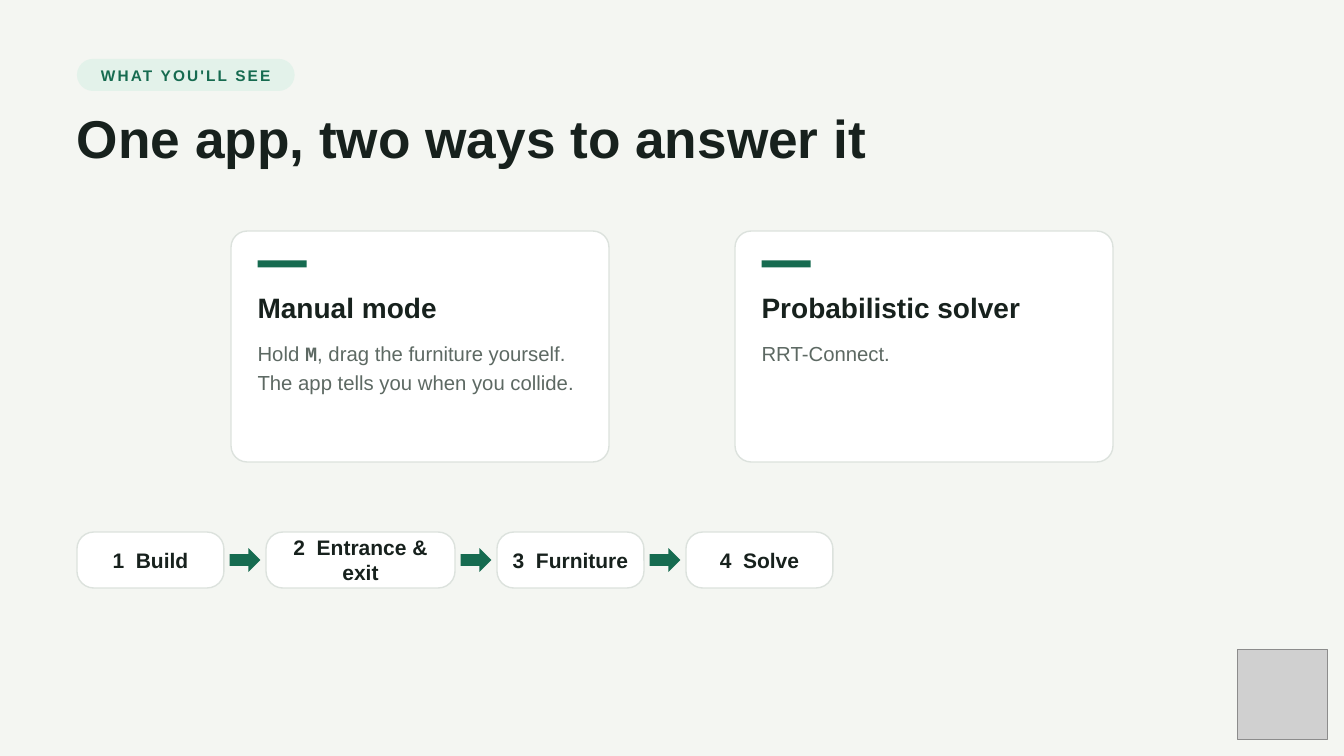
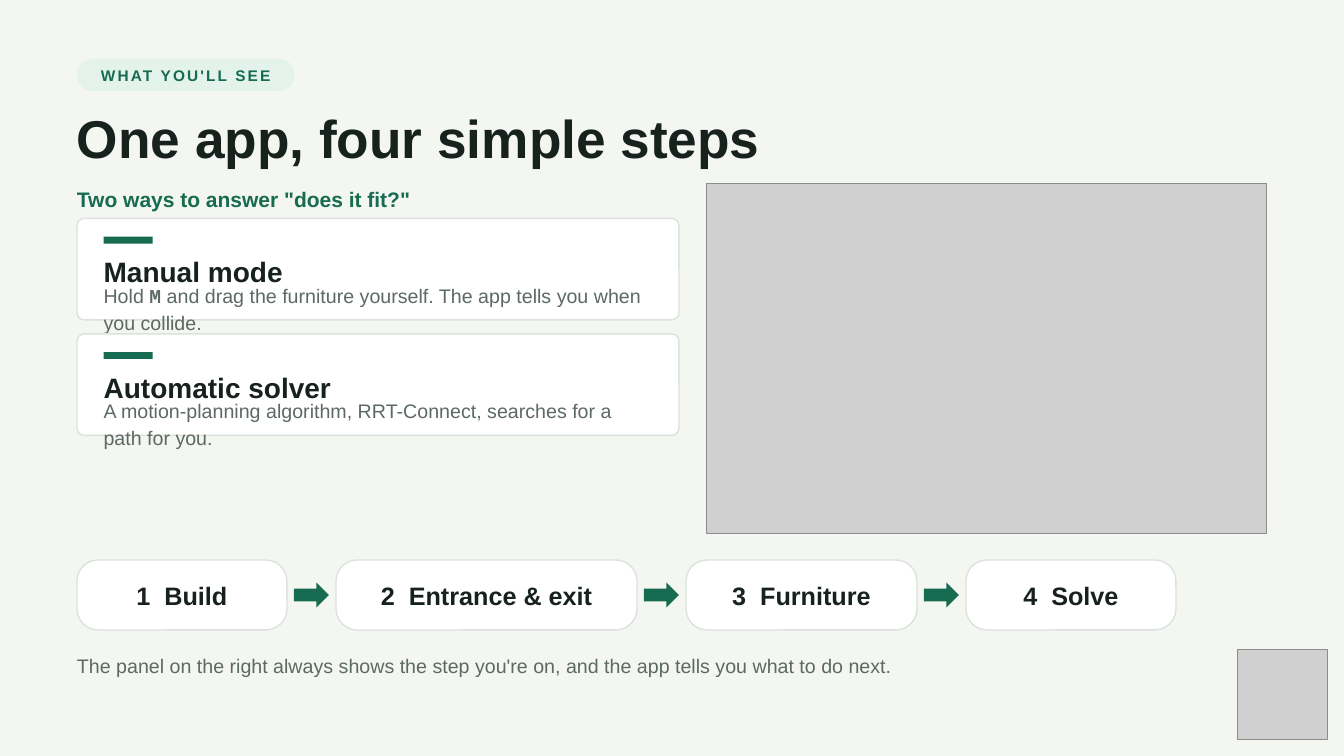
Before and after one commit to volcano1998/FurnitureSim_3D, a slide deck: slide 3 of slides/CanItFit_v4.pptx. Drawn at 1344x756 pixels with LibreOffice and Linux fonts; fonts in the diff are those of the drawing; grey boxes stand for pictures. Boxes give left, top, right and bottom in pixels: in the first picture for what was removed or moved away, otherwise in the second. Text is boxed around its words. In the diff, an @@ line names an element or a change of style, - is before the commit and + after.

```diff
--- a/slides/CanItFit_v4.pptx
+++ b/slides/CanItFit_v4.pptx
@@ text at [77,119,760,168]: text changed @@
-One app, two ways to answer it
+One app, four simple steps
@@ text added at [77,191,410,211], 15 pt, text #166B50, bold @@
+Two ways to answer "does it fit?"
@@ picture added at [707,184,1267,533] @@
@@ rounded rectangle added at [77,219,679,321], fill #FFFFFF, outline #DCE2DD 1 pt @@
@@ rectangle: place and size @@
-rectangle at [258,260,308,267]
+rectangle at [104,237,153,244]
@@ rounded rectangle removed at [735,231,1113,462] @@
@@ text "Manual mode": place and size @@
-text "Manual mode" at [258,297,437,319]
+text "Manual mode" at [104,261,283,283]
@@ text at [104,289,641,330]: text changed; size 14.5 to 14 pt @@
-Hold M, drag the furniture yourself. The app tells you when you collide.
+Hold M and drag the furniture yourself. The app tells you when you collide.
@@ text removed at [762,297,1020,319] @@
-Probabilistic solver
@@ rounded rectangle: place and size @@
-rounded rectangle at [231,231,609,462]
+rounded rectangle at [77,334,679,436]
@@ rectangle: place and size @@
-rectangle at [762,260,812,267]
+rectangle at [104,352,153,359]
@@ text removed at [762,347,890,361] @@
-RRT-Connect.
@@ text added at [104,377,331,399], 20 pt, text #17211D, bold @@
+Automatic solver
@@ text added at [104,404,612,449], 14 pt, text #5D6963 @@
+A motion-planning algorithm, RRT-Connect, searches for a path for you.
@@ rounded rectangle "1 Build": place and size @@
-rounded rectangle "1 Build" at [77,532,224,589]
+rounded rectangle "1 Build" at [77,561,286,630]
@@ rounded rectangle "2 Entrance & exit": place and size @@
-rounded rectangle "2 Entrance & exit" at [266,532,456,589]
+rounded rectangle "2 Entrance & exit" at [336,561,637,630]
@@ rounded rectangle "3 Furniture": place and size @@
-rounded rectangle "3 Furniture" at [497,532,644,589]
+rounded rectangle "3 Furniture" at [687,561,918,630]
@@ size 15 to 18 pt in 4 elements at [77,561,286,630], [336,561,637,630], [687,561,918,630], [966,561,1176,630] @@
@@ rounded rectangle "4 Solve": place and size @@
-rounded rectangle "4 Solve" at [687,532,834,589]
+rounded rectangle "4 Solve" at [966,561,1176,630]
@@ right arrow: place and size @@
-right arrow at [230,548,261,573]
+right arrow at [294,583,330,608]
@@ right arrow: place and size @@
-right arrow at [649,548,681,573]
+right arrow at [644,583,680,608]
@@ right arrow: place and size @@
-right arrow at [461,548,492,573]
+right arrow at [925,583,960,608]
@@ text added at [77,659,892,677], 14 pt, text #5D6963 @@
+The panel on the right always shows the step you're on, and the app tells you what to do next.
```
Also in this commit, not shown: 1 slide removed, 8 other files.
